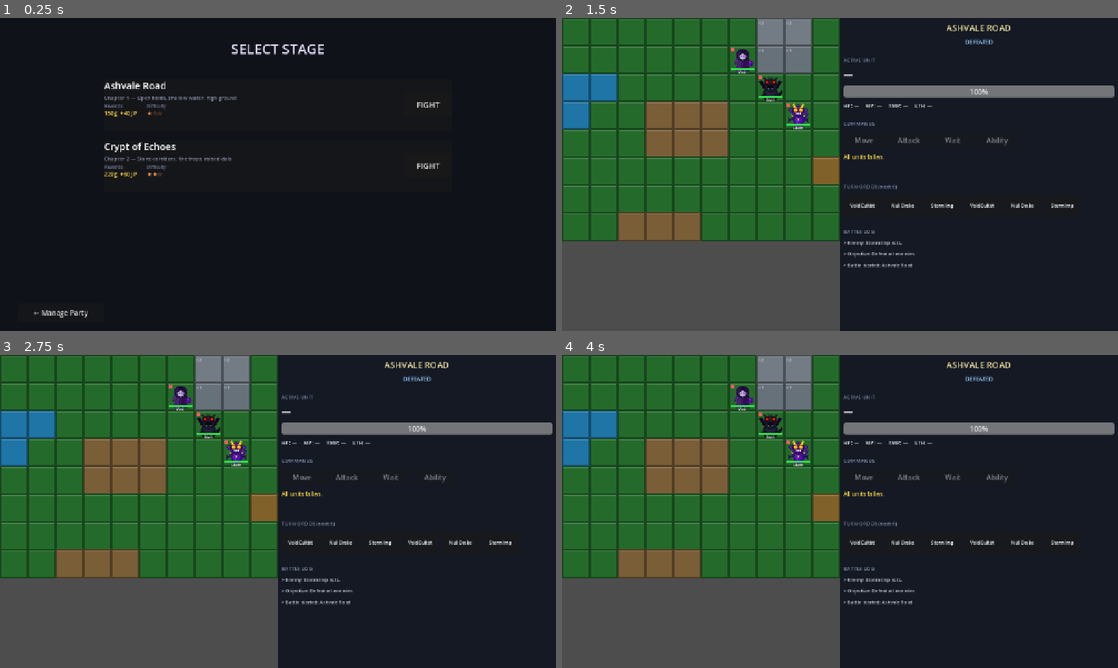
Above: before the commit, frames 1-4 (two rows, left to right).
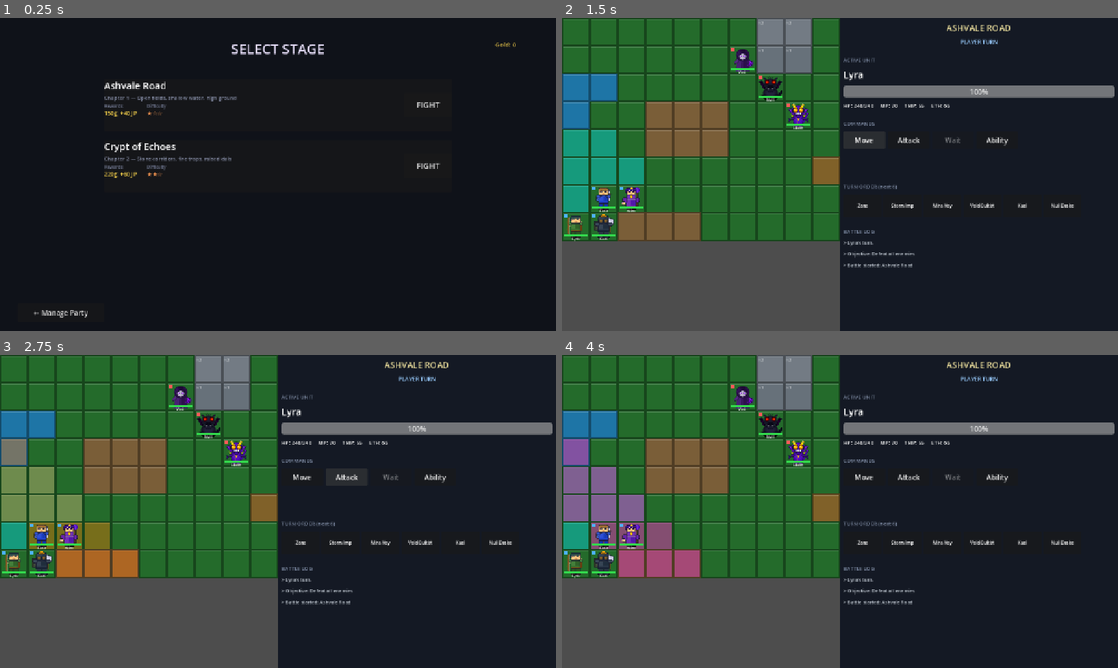
Above: after the commit, the same moments.

Repository: Rando2020/ProjectTactic
Game: Godot game, scene res://scenes/StageSelect.tscn
Same seed, same stepped clock (60 frames per second), same inputs: the game is played once before the commit and once after it.
Inputs (mouse positions are in pixels of both pictures, inside the frame that each line leads up to):
- Up to frame 1 (0.25 s): no input
- Up to frame 2 (1.5 s): click "FIGHT" at 0.5 s; click (862, 140) at 1.25 s, where only the run after the commit has a clickable "Move"
- Up to frame 3 (2.75 s): click (344, 477) at 2 s, where only the run after the commit has a clickable "Attack"
- Up to frame 4 (4 s): click (995, 477) at 2.75 s, where only the run after the commit has a clickable "Ability"; click (979, 530) at 3.5 s, where only the run after the commit has a clickable "Pin Shot MP:0 Rng:4"

The runs differ from the first frame. In frame 1, less than 0.1% of the frame differs, in the area x 89-93%, y 7-10%; in frame 2, 3.9%; in frame 3, 6.1%, in the area x 0-92%, y 6-73%; in frame 4, 6.1%.
Error before the commit: Parse Error: Class "GameState" hides an autoload singleton. (res://scripts/systems/GameState.gd:11)

Commit message:
Fix active Godot autoload setup

Diff:
--- a/godot/scripts/battle/BattleScene.gd
+++ b/godot/scripts/battle/BattleScene.gd
@@ -27,7 +27,7 @@
 func _ready() -> void:
 	# Prefer GameState's selection; @export override still works in editor
 	if Engine.has_singleton("GameState") or is_instance_valid(get_node_or_null("/root/GameState")):
-		map_index = (get_node("/root/GameState") as GameState).selected_map_index
+		map_index = get_node("/root/GameState").selected_map_index
 
 	_map_data = _create_ashvale_map() if map_index == 0 else _create_crypt_map()
 	tactical_grid.initialize_from_map(_map_data)
@@ -58,7 +58,7 @@
 		var u: Unit = battle_manager.units[uid]
 		if u.team == "player":
 			player_ids.append(uid)
-	var gs: GameState = get_node_or_null("/root/GameState")
+	var gs: Node = get_node_or_null("/root/GameState")
 	if gs:
 		gs.apply_victory(_map_data.id, rewards, player_ids)
 	await get_tree().create_timer(2.2).timeout
@@ -162,7 +162,7 @@
 # ── Unit spawning ─────────────────────────────────────────────────────────────
 
 func _spawn_player_units() -> Array[Unit]:
-	var gs: GameState = get_node_or_null("/root/GameState")
+	var gs: Node = get_node_or_null("/root/GameState")
 	var result: Array[Unit] = []
 	result.append(_make_unit("zane", "Zane", "player", Vector2i(1, 6),
 		320, 90,  4, 2, 8, 42, 48, 80,  110,
--- a/godot/scripts/data/AbilityDB.gd
+++ b/godot/scripts/data/AbilityDB.gd
@@ -118,10 +118,12 @@
 		"display_name": "Tremor",
 		"spell_type":   "physical",
 		"mp_cost":      12,
-		"range":        1,
+		"range":        0,           # self-cast: center is always the caster
 		"base_power":   115,
 		"target_type":  "enemy",
 		"jp_cost":      150,
+		"aoe_type":     "radius",
+		"aoe_radius":   1,           # hits all enemies within 1 tile of caster
 		"status_effect": {"id": "slow", "duration": 1, "magnitude": 0.0, "damage_type": "pure"},
 	},
 	"aero": {
@@ -180,6 +182,41 @@
 		"target_type":  "enemy",
 		"jp_cost":      250,
 		"vfx_mode":     "arrow",
+		"aoe_type":     "radius",   # hits all enemies within 1 tile of target tile
+		"aoe_radius":   1,
+	},
+	# ── Buff / support abilities ───────────────────────────────────────────
+	"haste": {
+		"display_name": "Haste",
+		"spell_type":   "buff",
+		"mp_cost":      10,
+		"range":        3,
+		"base_power":   0,
+		"target_type":  "ally",
+		"jp_cost":      150,
+		"status_effect": {"id": "haste", "duration": 3, "magnitude": 0.0, "damage_type": "pure"},
+	},
+	"protect": {
+		"display_name": "Protect",
+		"spell_type":   "buff",
+		"mp_cost":      8,
+		"range":        2,
+		"base_power":   0,
+		"target_type":  "ally",
+		"jp_cost":      150,
+		"status_effect": {"id": "protect", "duration": 3, "magnitude": 0.0, "damage_type": "pure"},
+	},
+	"firaga": {
+		"display_name": "Firaga",
+		"spell_type":   "fire",
+		"mp_cost":      26,
+		"range":        3,
+		"base_power":   195,
+		"target_type":  "enemy",
+		"jp_cost":      300,
+		"aoe_type":     "radius",   # explodes in a 1-tile burst around the target
+		"aoe_radius":   1,
+		"status_effect": {"id": "burn", "duration": 3, "magnitude": 0.09, "damage_type": "fire"},
 	},
 	# ── Enemy abilities ───────────────────────────────────────────────────
 	"dark_breath": {
--- a/godot/scripts/systems/GameState.gd
+++ b/godot/scripts/systems/GameState.gd
@@ -8,9 +8,9 @@
 ##   completed_stages : Array[String]
 ##   unit_jp          : { uid -> int }
 ##   unit_learned     : { uid -> Array[String] }
-class_name GameState
 extends Node
 
+const AbilityDBScript := preload("res://scripts/data/AbilityDB.gd")
 const SAVE_PATH    := "user://save.json"
 const SAVE_VERSION := 1
 
@@ -99,7 +99,7 @@
 	var reg: Dictionary = unit_registry[unit_id]
 	if knows_ability(unit_id, ability_id):
 		return false
-	var ab: Dictionary = AbilityDB.get_ability(ability_id)
+	var ab: Dictionary = AbilityDBScript.get_ability(ability_id)
 	var cost: int = ab.get("jp_cost", 9999)
 	if reg.get("jp", 0) < cost:
 		return false
--- a/godot/scripts/ui/CharacterScreen.gd
+++ b/godot/scripts/ui/CharacterScreen.gd
@@ -4,7 +4,7 @@
 class_name CharacterScreen
 extends Control
 
-var _gs: GameState
+var _gs: Node
 
 const UNIT_IDS: Array[String] = ["zane", "mira", "kael", "lyra"]
 # Column panels rebuilt when an ability is purchased
--- a/godot/scripts/ui/ResultsScreen.gd
+++ b/godot/scripts/ui/ResultsScreen.gd
@@ -16,7 +16,7 @@
 	bg.set_anchors_and_offsets_preset(Control.PRESET_FULL_RECT)
 	add_child(bg)
 
-	var gs: GameState = get_node_or_null("/root/GameState")
+	var gs: Node = get_node_or_null("/root/GameState")
 	var rewards: Dictionary = gs.pending_rewards if gs else {}
 	var is_victory: bool = not rewards.is_empty()
 
--- a/godot/scripts/ui/StageSelect.gd
+++ b/godot/scripts/ui/StageSelect.gd
@@ -34,7 +34,7 @@
 	bg.set_anchors_and_offsets_preset(Control.PRESET_FULL_RECT)
 	add_child(bg)
 
-	var gs: GameState = get_node_or_null("/root/GameState")
+	var gs: Node = get_node_or_null("/root/GameState")
 
 	# ── Title ─────────────────────────────────────────────────────────────
 	var title_lbl := Label.new()
@@ -179,14 +179,14 @@
 
 
 func _start_battle(map_index: int) -> void:
-	var gs: GameState = get_node_or_null("/root/GameState")
+	var gs: Node = get_node_or_null("/root/GameState")
 	if gs:
 		gs.selected_map_index = map_index
 	get_tree().change_scene_to_file("res://scenes/Battle.tscn")
 
 
 func _on_new_game() -> void:
-	var gs: GameState = get_node_or_null("/root/GameState")
+	var gs: Node = get_node_or_null("/root/GameState")
 	if gs:
 		gs.delete_save()
 	# Rebuild the screen so the save indicator and New Game button disappear
Not shown, removed: godot/.gdignore
Not shown, added: godot/assets/sprites/units/lyra.svg.import
Not shown, added: godot/assets/sprites/units/void_cultist.svg.import
Not shown, added: godot/scripts/data/AbilityDB.gd.uid
Not shown, added: godot/scripts/systems/GameState.gd.uid
Not shown, added: godot/scripts/ui/CharacterScreen.gd.uid
Not shown, added: godot/scripts/ui/ResultsScreen.gd.uid
Not shown, added: godot/scripts/ui/StageSelect.gd.uid
